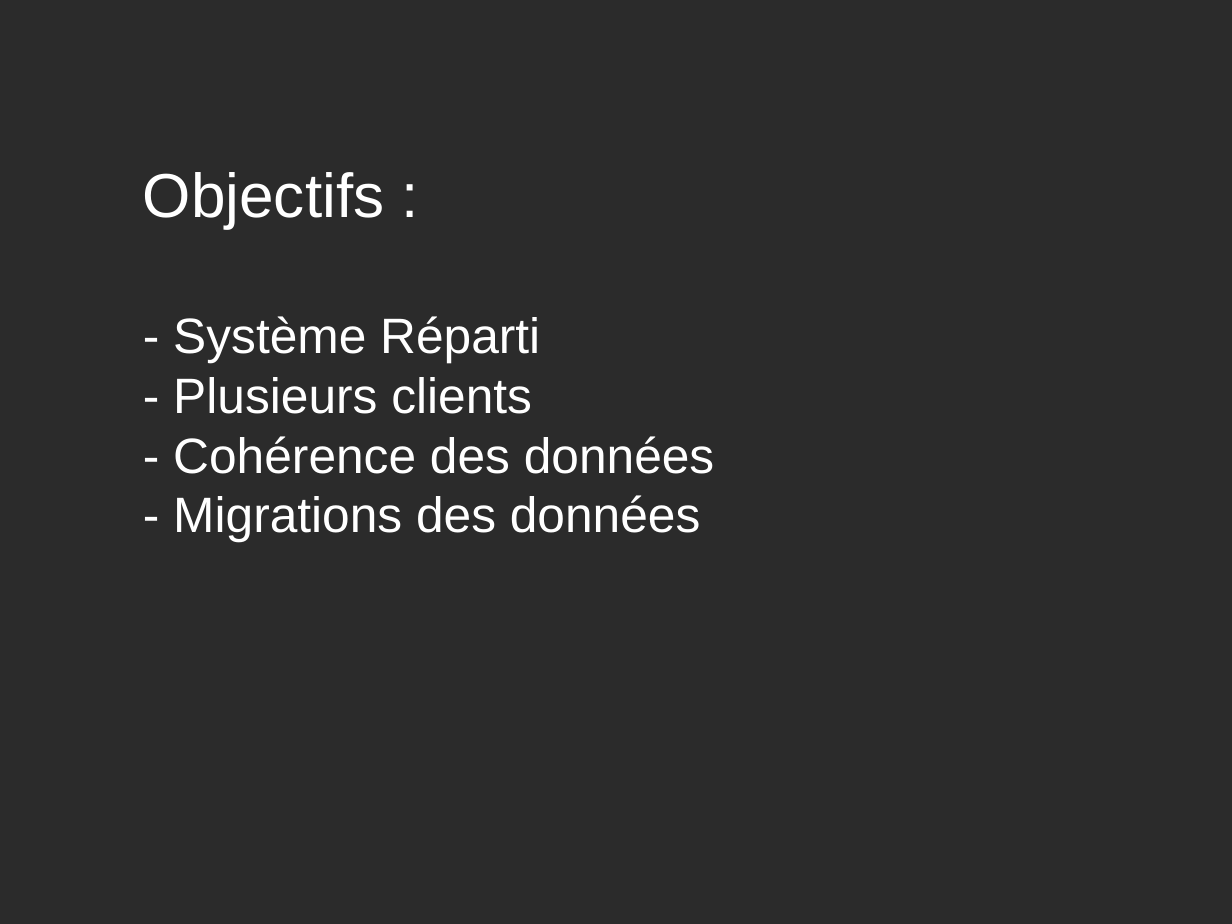
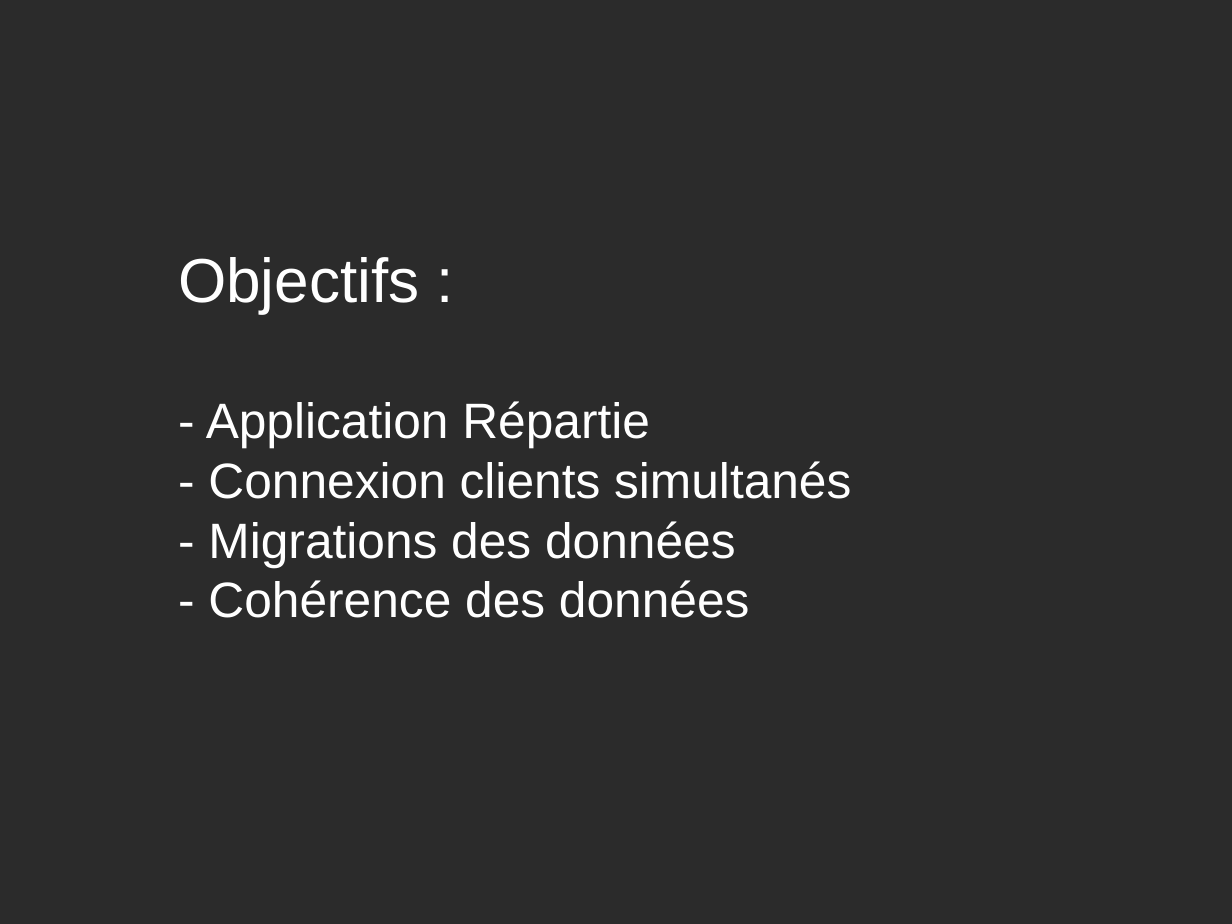
Before and after one commit to LucasChezToi/ABDR, a slide deck: slide 3 of Présentation/présentation.odp (slide 4 before the commit). Drawn at 1232x924 pixels with LibreOffice and Linux fonts; fonts in the diff are those of the drawing; background and template pictures are left out; a plain dark background stands for a picture behind light text. Boxes give left, top, right and bottom in pixels: in the first picture for what was removed or moved away, otherwise in the second. Text is boxed around its words. In the diff, an @@ line names an element or a change of style, - is before the commit and + after.

```diff
--- a/Présentation/présentation.odp
+++ b/Présentation/présentation.odp
@@ text "Objectifs :" moved from (x1=143, y1=172, x2=715, y2=542) to (x1=178, y1=257, x2=851, y2=618) @@
@@ text at (x1=206, y1=401, x2=851, y2=567): text changed @@
-- Système Réparti
-- Plusieurs clients
+- Application Répartie
+- Connexion clients simultanés
+- Migrations des données
@@ text at (x1=173, y1=495, x2=701, y2=542): paragraph removed @@
-- Migrations des données
```
Also in this commit, not shown: 4 other slides changed, 1 slide added, 2 slides removed, 5 other files.
